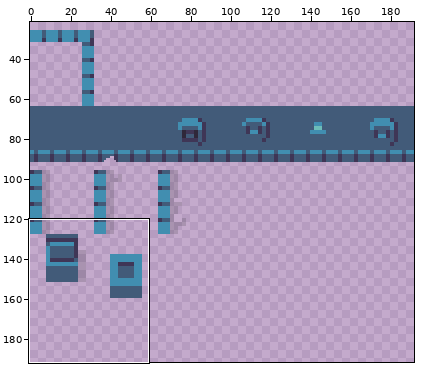
Sprite sheet -- assets/sprites/wall.png. The picture above shows the old version from afar; the outline marks the close-up.
Close-up. The starting point:
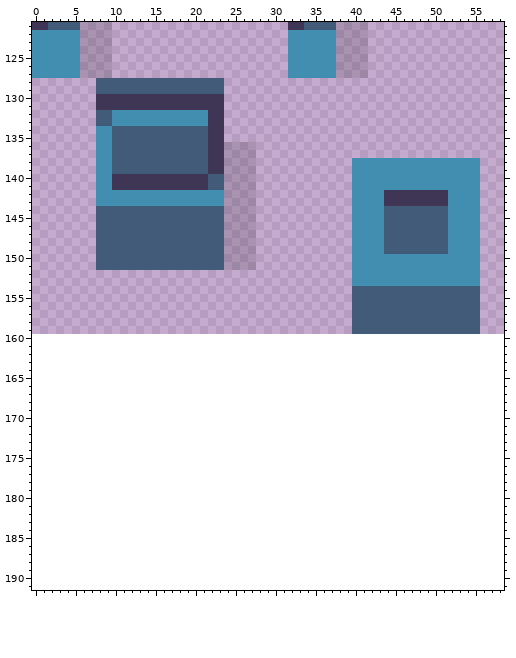
The file is 192x160 pixels. Shown: x 0..58, y 121..191. The old version is drawn lined up with the new one, on the new canvas. The wide view leaves out empty margins.
After:
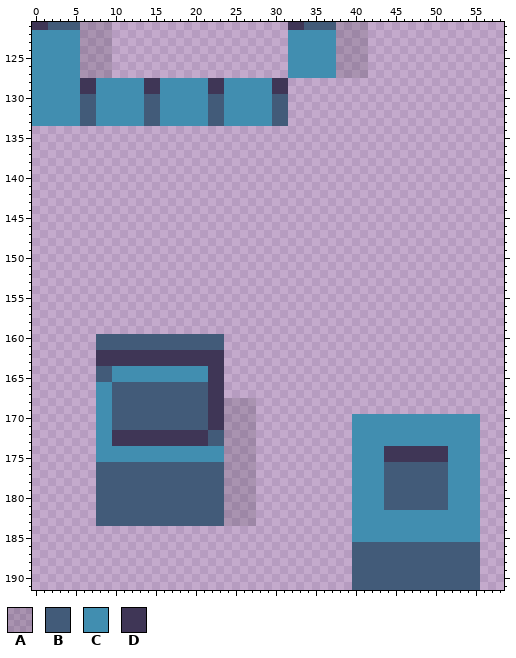
Palette (. is transparent): A #00000023  B #425b79  C #418eb0  D #3f3656
Author's note on the commit: switches edges to wall and door railings option
Changes in this commit:
canvas 192x160 -> 192x192
The author put colour A in rows 168 to 183 at x 24 to 27.
The author put colour B in rows 130 to 133 at x 6 to 7 and 30 to 31; in rows 160 to 161 at x 8 to 23; in rows 164 to 165 at x 8 to 9; in rows 166 to 171 at x 10 to 21; in rows 172 to 173 at x 22 to 23; in rows 176 to 181 at x 8 to 23 and 44 to 51.
The author put colour B in rows 182 to 183 at x 8 to 23; in rows 186 to 191 at x 40 to 55.
Colour C becomes colour B in rows 132 to 133 at x 14 to 15.
Colour D becomes colour B in rows 130 to 131 at x 14 to 15 and 22 to 23; in rows 132 to 133 at x 22 to 23.
The author put colour C in rows 128 to 133 at x 0 to 5 and 24 to 29; in rows 164 to 165 at x 10 to 21; in rows 166 to 169 at x 8 to 9; in rows 170 to 173 at x 8 to 9 and 40 to 55; in rows 174 to 175 at x 8 to 23, 40 to 43 and 52 to 55; in rows 176 to 181 at x 40 to 43 and 52 to 55.
The author put colour C in rows 182 to 185 at x 40 to 55.
Colour B becomes colour C in rows 128 to 129 at x 8 to 13 and 16 to 21; in rows 132 to 133 at x 8 to 9.
Colour D becomes colour C in rows 130 to 131 at x 8 to 13 and 16 to 21.
The author put colour D in rows 128 to 129 at x 6 to 7 and 30 to 31; in rows 162 to 163 at x 8 to 23; in rows 164 to 171 at x 22 to 23; in rows 172 to 173 at x 10 to 21; in rows 174 to 175 at x 44 to 51.
Colour B becomes colour D in rows 128 to 129 at x 14 to 15 and 22 to 23.
The author cleared colour A in rows 136 to 151 at x 24 to 27.
The author cleared colour B in rows 134 to 139 at x 10 to 21; in rows 140 to 141 at x 22 to 23; in rows 144 to 149 at x 8 to 23 and 44 to 51; in rows 150 to 151 at x 8 to 23; in rows 154 to 159 at x 40 to 55.
The author cleared colour C in rows 134 to 137 at x 8 to 9; in rows 138 to 141 at x 8 to 9 and 40 to 55; in rows 142 to 143 at x 8 to 23, 40 to 43 and 52 to 55; in rows 144 to 149 at x 40 to 43 and 52 to 55; in rows 150 to 153 at x 40 to 55.
The author cleared colour D in rows 134 to 139 at x 22 to 23; in rows 140 to 141 at x 10 to 21; in rows 142 to 143 at x 44 to 51.
